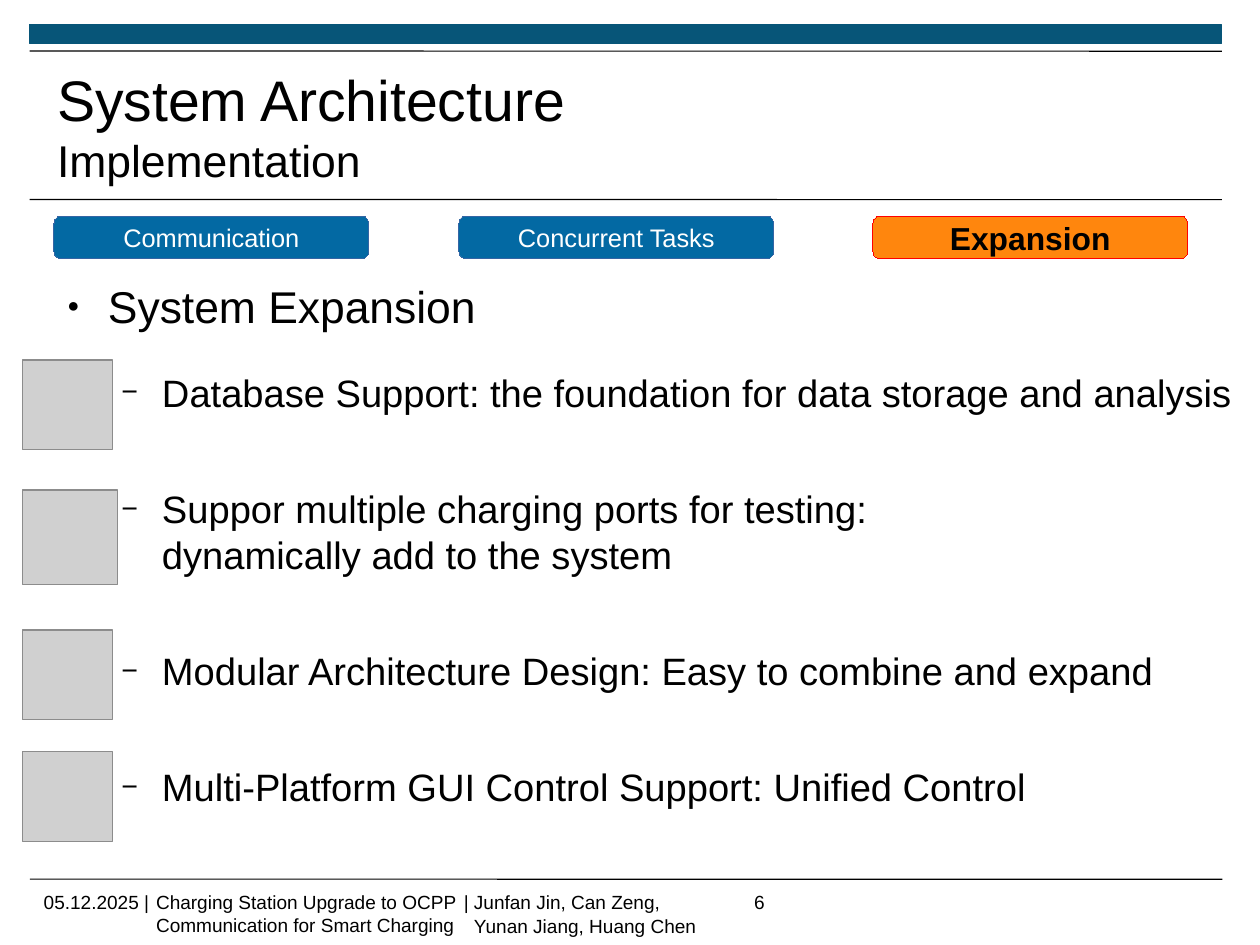
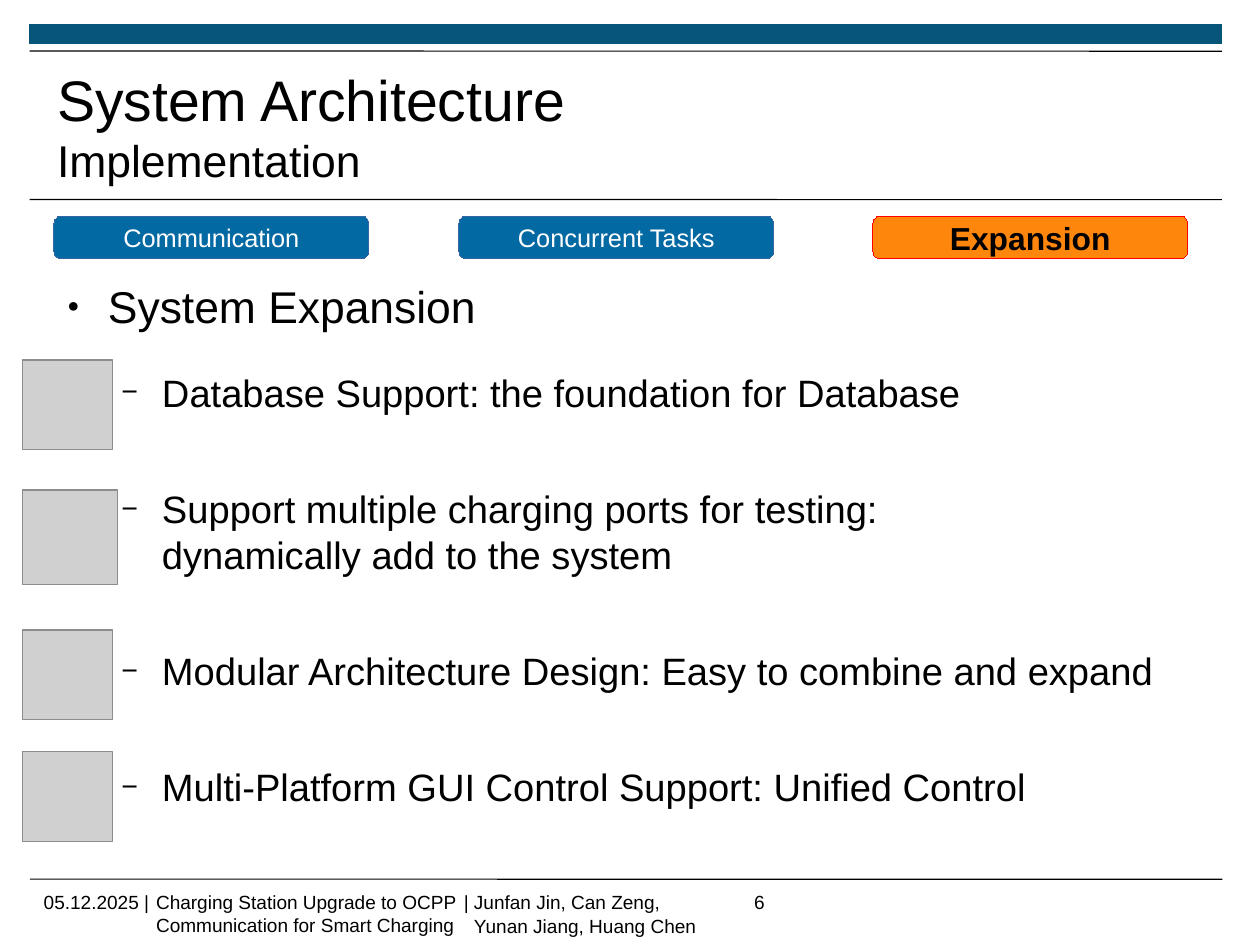
Before and after one commit to Jf-JIN/ADP_Ladesaeule_OCPP, a slide deck: slide 6 of ppt/Jin_Junfan.pptx. Drawn at 1260x945 pixels with LibreOffice and Linux fonts; fonts in the diff are those of the drawing; grey boxes stand for pictures; background and template pictures are left out. Boxes give left, top, right and bottom in pixels: in the first picture for what was removed or moved away, otherwise in the second. Text is boxed around its words. In the diff, an @@ line names an element or a change of style, - is before the commit and + after.

```diff
--- a/ppt/Jin_Junfan.pptx
+++ b/ppt/Jin_Junfan.pptx
@@ text at (162,379,960,577): text changed @@
-  − Database Support: the foundation for data storage and analysis
-  − Suppor multiple charging ports for testing:
-    dynamically add to the system
+  − Database Support: the foundation for Database
+  − Support multiple charging ports for testing:
+    dynamically add to the system
```
